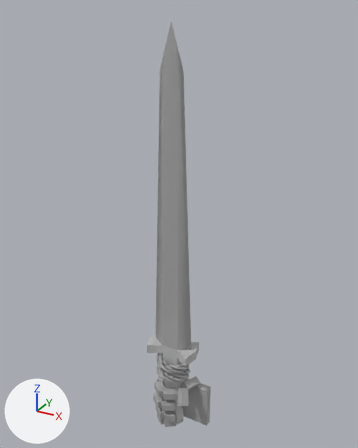
One commit to the FBX model Melee Runner/Assets/Animations/HandWeaponAnims.fbx: the scene before it, then after it.
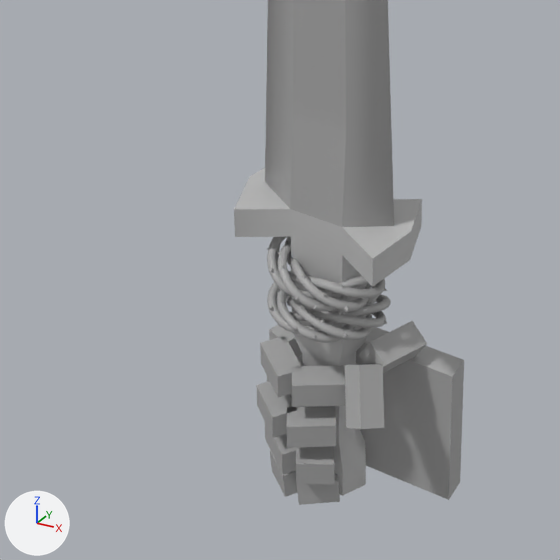
Each version appears first whole from a 50 mm lens placed at (-0.0011, -0.04, 0.0519), pointed at (-0.0284, 0.0096, 0.0271), and next in a close-up on the part from 23% to 66% of the width and 64% to 99% of the height. The axes (+X, +Y, +Z) are drawn at lower left. The lights are the same throughout. Where no turn or scale is listed for an object, it has been applied to the vertices.
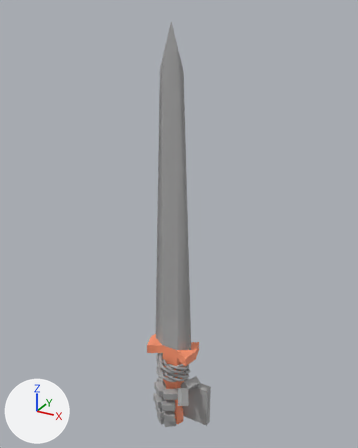
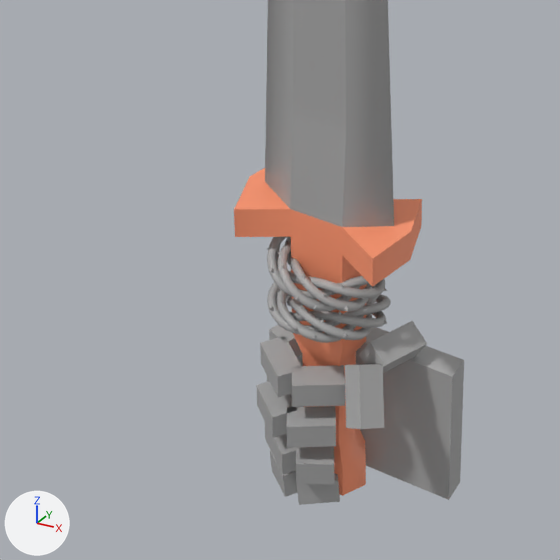
Pixel boxes [x1, y1, x2, y2] of what changed, in the close-ups (560 x 560 px):
part 1 of me_mesh_015, recoloured (grey to orange)
    both: [234, 168, 422, 496]

Edits to the bpy script that builds the scene:
```text
Add mat_weapons_lambert3:
    mat_weapons_lambert3 = principled_material('Weapons:lambert3')
    mat_weapons_lambert3.base_color = (1.0, 0.312, 0.165)  # orange #ff9871
Change me_mesh_015:
    where me_mesh_015.from_pydata(...)  # 9381 vertices, 9300 faces; spans x -0.0035..0.0035, y -0.0025..0.0025, z -0.0216..0.0323
    used by ob_weapons_metalbeam1; location = (-0.02854, 0.00817, 0.01824)
    me_mesh_015 part 1: all 50 faces that had it switch from mat_weapons_maya_lambert1 (grey #bcbcbc) to mat_weapons_lambert3 (orange #ff9871)
```
